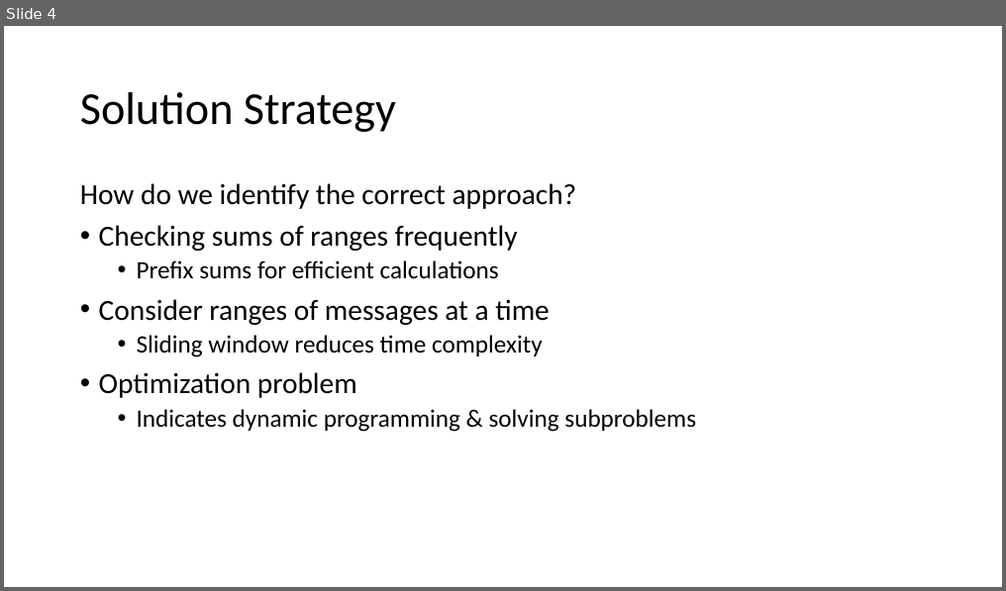
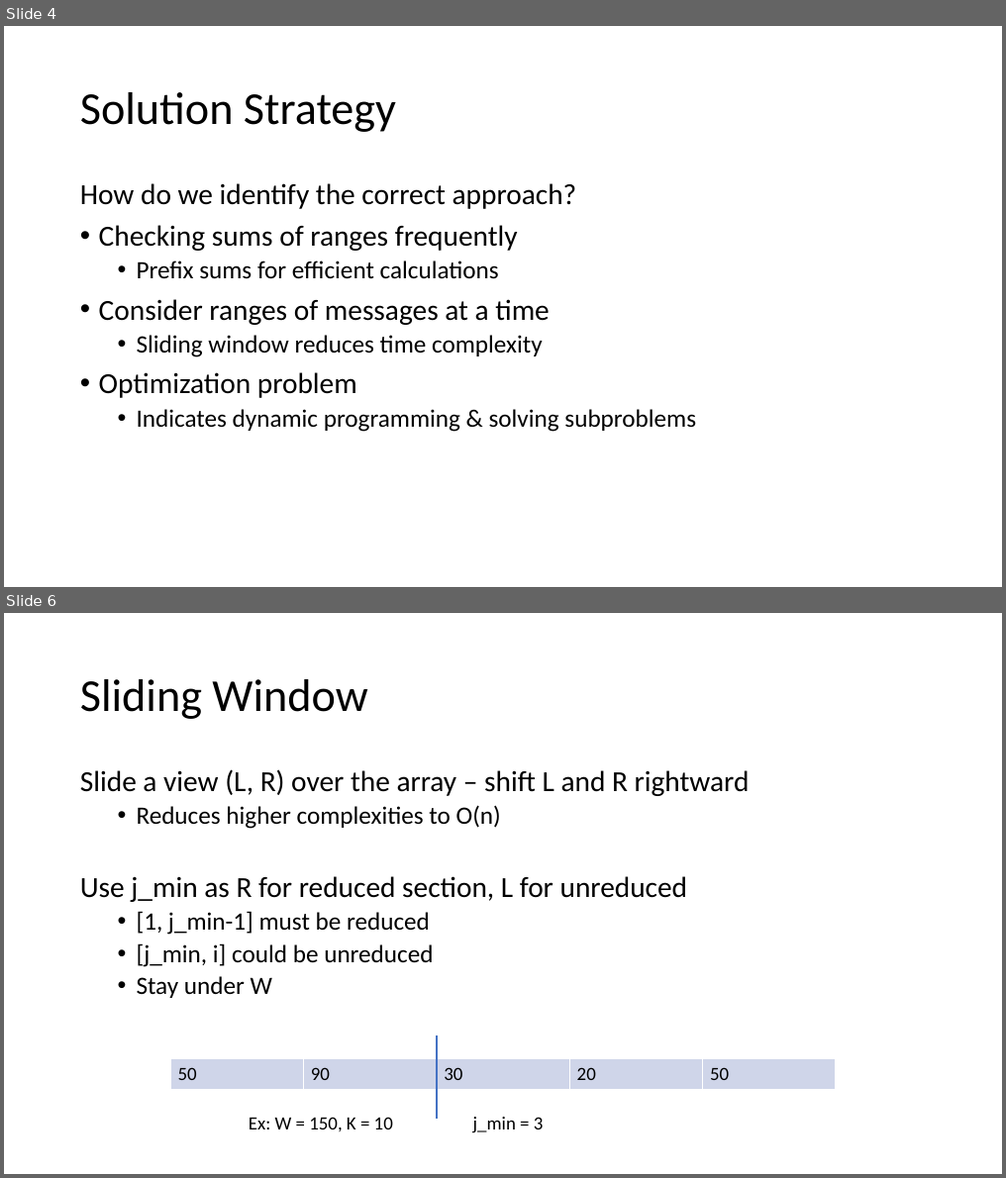
Before and after one commit to HilbertCurve/cs395-final-project, a slide deck: presentation.pptx. Shown one above the other, each under a label of ours: slide 4 before the commit, slides 4 and 6 after it; the slides between them are not shown. The pictures are 1006x591 and 1006x1178 pixels, drawn with LibreOffice and Linux fonts; fonts in the diff are those of the drawing. Boxes give left, top, right and bottom in pixels: in the first picture for what was removed or moved away, otherwise in the second. Text is boxed around its words. In the diff, an @@ line names an element or a change of style, - is before the commit and + after.

```diff
--- a/presentation.pptx
+++ b/presentation.pptx
@@ slide 6 added at bbox=[4, 613, 1002, 1174], background #FFFFFF @@
@@ title added at bbox=[80, 679, 367, 719], 44 pt, text #000000 @@
+Sliding Window
@@ text added at bbox=[80, 769, 749, 998], 24 pt, text #000000 @@
+Slide a view (L, R) over the array – shift L and R rightward
+  • Reduces higher complexities to O(n)
+Use j_min as R for reduced section, L for unreduced
+  • [1, j_min-1] must be reduced
+  • [j_min, i] could be unreduced
+  • Stay under W
@@ line added from (437, 1119) to (437, 1035), #4472C4 1.5 pt @@
@@ table added at bbox=[170, 1059, 837, 1090], 1 rows, 5 columns @@
+50 | 90 | 30 | 20 | 50
@@ text added at bbox=[249, 1117, 544, 1133], 18 pt, text #000000 @@
+Ex: W = 150, K = 10 j_min = 3
```
Also in this commit, not shown: 1 slide changed, 4 other slides added, 4 slides removed, 1 other file.
